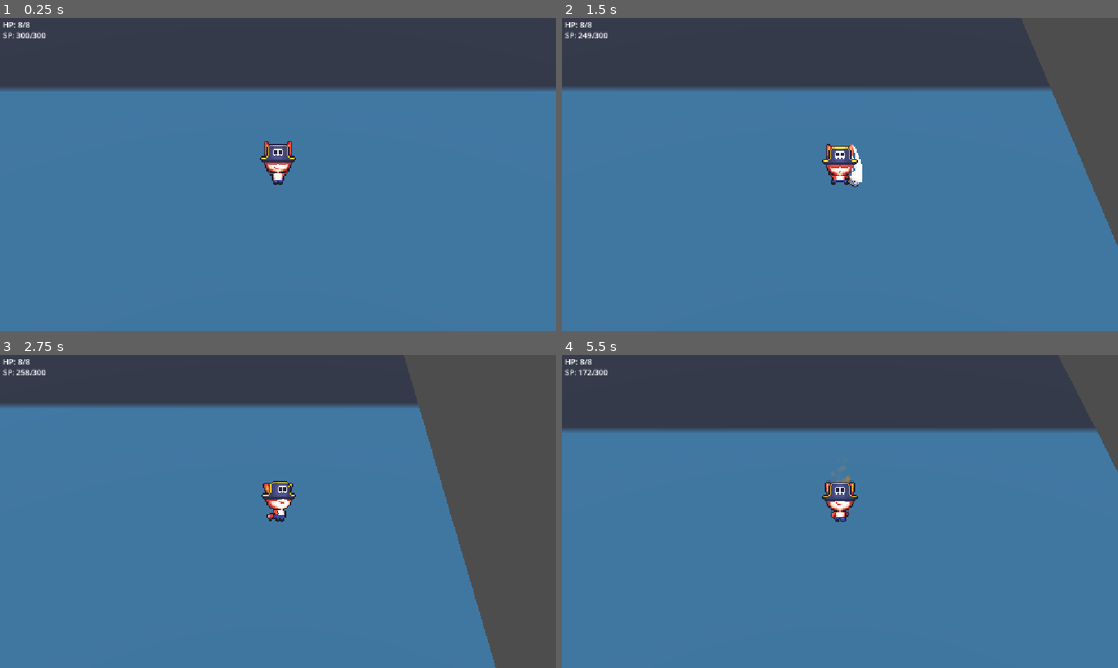
Above: before the commit, frames 1-4 (two rows, left to right).
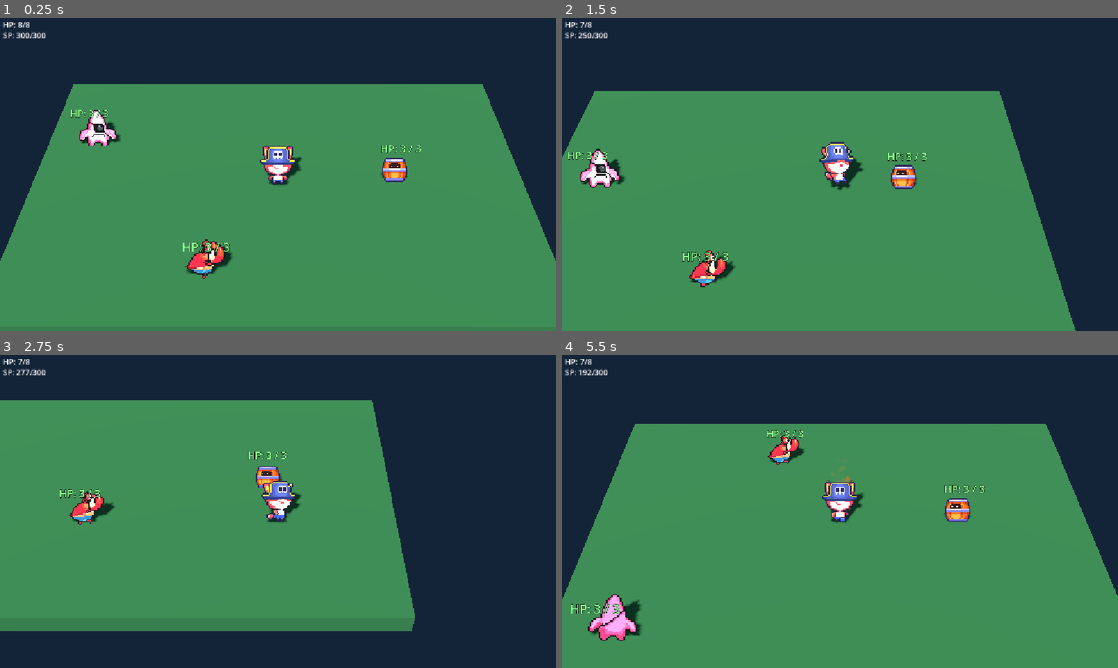
Above: after the commit, the same moments.

Repository: Naathan404/foxy-pirate-the-isle-of-secrets
Game: Godot game, scene res://test/enemy_player_test.tscn
Two runs of this game, one before a commit and one after it. Both use one fixed random seed, a clock stepped at 60 frames per second and the inputs below. Before the commit the project starts from res://test/test_scene.tscn. The engine's default icon, where the game draws it, is replaced by a stand-in: a white triangle on a blue panel in a dark square.
Inputs (mouse positions are in pixels of both pictures, inside the frame that each line leads up to):
- Up to frame 1 (0.25 s): no input
- Up to frame 2 (1.5 s): tap Enter at 0.5 s; move the mouse to (962, 158) at 0.52 s; hold D (right) 0.53-1.28 s; tap Shift (dash) at 0.6 s; move the mouse to (728, 190) at 1.27 s; hold S (down) from 1.28 s (still down); click (728, 190) at 1.35 s
- Up to frame 3 (2.75 s): move the mouse to (333, 442) at 2.02 s; release S (down) at 2.03 s; hold D (right) from 2.03 s (still down); tap R at 2.1 s
- Up to frame 4 (5.5 s): move the mouse to (812, 574) at 2.77 s; release D (right) at 2.78 s; hold W (up) 2.78-3.53 s; tap Shift (dash) at 2.85, 5.1 s; move the mouse to (1006, 558) at 3.52 s; hold A (left) 3.53-5.03 s; click (1006, 558) at 3.6 s; move the mouse to (673, 464) at 4.27 s; tap R at 4.35 s; move the mouse to (867, 511) at 5.02 s; hold S (down) from 5.03 s (still down)

The runs differ from the first frame. In frame 1, 100% of the frame differs, in the area x 0-100%, y 0-100%; in frame 2, 100%; in frame 3, 100%; in frame 4, 100%.

Commit message:
chore: sync project data and enemy test scene

Diff:
--- a/data/enemies/barrel_data.tres
+++ b/data/enemies/barrel_data.tres
@@ -1,13 +1,12 @@
-[gd_resource type="Resource" script_class="EnemyData" format=3]
+[gd_resource type="Resource" script_class="EnemyData" format=3 uid="uid://bl2e72ovh1uu8"]
 
-[ext_resource type="Script" path="res://data/enemies/enemy_data.gd" id="1_enemy_data"]
+[ext_resource type="Script" uid="uid://bh64oflsqtaty" path="res://data/enemies/enemy_data.gd" id="1_enemy_data"]
 
 [resource]
 script = ExtResource("1_enemy_data")
-max_hp = 3
 move_speed = 0.0
 acceleration = 0.0
 deceleration = 0.0
+hit_recovery_duration = 0.35
 hit_knockback_speed = 4.0
 hit_deceleration = 20.0
-hit_recovery_duration = 0.35
--- a/data/foxy/foxy_data.tres
+++ b/data/foxy/foxy_data.tres
@@ -8,4 +8,3 @@
 acceleration = 20.0
 dash_distance = 5.0
 dash_duration = 0.2
-hit_duration = 0.6
--- a/project.godot
+++ b/project.godot
@@ -11,9 +11,13 @@
 [application]
 
 config/name="foxy-pirate-the-isle-of-secret"
-run/main_scene="uid://vqugjaeojcll"
+run/main_scene="uid://dgah54dy2j5ek"
 config/features=PackedStringArray("4.7", "GL Compatibility")
 config/icon="res://icon.svg"
+
+[autoload]
+
+_mcp_game_helper="*res://addons/godot_ai/runtime/game_helper.gd"
 
 [display]
 
@@ -23,6 +27,10 @@
 [dotnet]
 
 project/assembly_name="foxy-pirate-the-isle-of-secret"
+
+[editor_plugins]
+
+enabled=PackedStringArray("res://addons/godot_ai/plugin.cfg")
 
 [input]
 
--- /dev/null
+++ b/test/enemy_player_test.tscn
@@ -0,0 +1,59 @@
+[gd_scene format=3 uid="uid://dgah54dy2j5ek"]
+
+[ext_resource type="PackedScene" uid="uid://bug5ypktngs38" path="res://gameplay/player/foxy.tscn" id="1_l2d5l"]
+[ext_resource type="PackedScene" uid="uid://b0cb0x0phm3f4" path="res://gameplay/enemies/crab/crab.tscn" id="2_j8q38"]
+[ext_resource type="PackedScene" uid="uid://rp5mbciko3vn" path="res://gameplay/enemies/barrel/barrel.tscn" id="3_j8q38"]
+[ext_resource type="PackedScene" uid="uid://dxap5702u8brd" path="res://gameplay/enemies/starfish/starfish.tscn" id="4_starfish"]
+
+[sub_resource type="Environment" id="Environment_test"]
+background_mode = 1
+background_color = Color(0.08, 0.14, 0.22, 1)
+ambient_light_source = 3
+ambient_light_color = Color(0.55, 0.68, 0.9, 1)
+ambient_light_energy = 0.7
+
+[sub_resource type="BoxShape3D" id="BoxShape3D_floor"]
+size = Vector3(24, 1, 16)
+
+[sub_resource type="StandardMaterial3D" id="StandardMaterial3D_floor"]
+albedo_color = Color(0.16, 0.35, 0.18, 1)
+
+[sub_resource type="BoxMesh" id="BoxMesh_floor"]
+material = SubResource("StandardMaterial3D_floor")
+size = Vector3(24, 1, 16)
+
+[node name="EnemyPlayerTest" type="Node3D" unique_id=948675044]
+
+[node name="WorldEnvironment" type="WorldEnvironment" parent="." unique_id=1837540312]
+environment = SubResource("Environment_test")
+
+[node name="Sun" type="DirectionalLight3D" parent="." unique_id=384477050]
+transform = Transform3D(0.8660254, 0.40957603, -0.28678823, 0, 0.57357645, 0.81915206, 0.5, -0.7094065, 0.49673176, 0, 0, 0)
+light_energy = 1.2
+shadow_enabled = true
+
+[node name="Floor" type="StaticBody3D" parent="." unique_id=123505563]
+transform = Transform3D(1, 0, 0, 0, 1, 0, 0, 0, 1, 0, -0.5, 0)
+
+[node name="CollisionShape3D" type="CollisionShape3D" parent="Floor" unique_id=767860172]
+shape = SubResource("BoxShape3D_floor")
+
+[node name="MeshInstance3D" type="MeshInstance3D" parent="Floor" unique_id=1398266515]
+mesh = SubResource("BoxMesh_floor")
+
+[node name="Foxy" parent="." unique_id=2043350279 instance=ExtResource("1_l2d5l")]
+transform = Transform3D(1, 0, 0, 0, 1, 0, 0, 0, 1, 0, 0.5, 0)
+
+[node name="Crab" parent="." unique_id=1497947756 instance=ExtResource("2_j8q38")]
+transform = Transform3D(1, 0, 0, 0, 1, 0, 0, 0, 1, -2.8343942, 0, 5.188866)
+collision_layer = 4
+collision_mask = 3
+initial_facing = 0
+
+[node name="Barrel" parent="." unique_id=1351903345 instance=ExtResource("3_j8q38")]
+transform = Transform3D(1, 0, 0, 0, 1, 0, 0, 0, 1, 5.708018, 0, 0)
+max_bullet_angle_offset_degrees = 20.0
+initial_facing = 0
+
+[node name="Starfish" parent="." unique_id=1757268475 instance=ExtResource("4_starfish")]
+transform = Transform3D(1, 0, 0, 0, 1, 0, 0, 0, 1, -9.327168, -9.536743e-07, -3.0028124)
